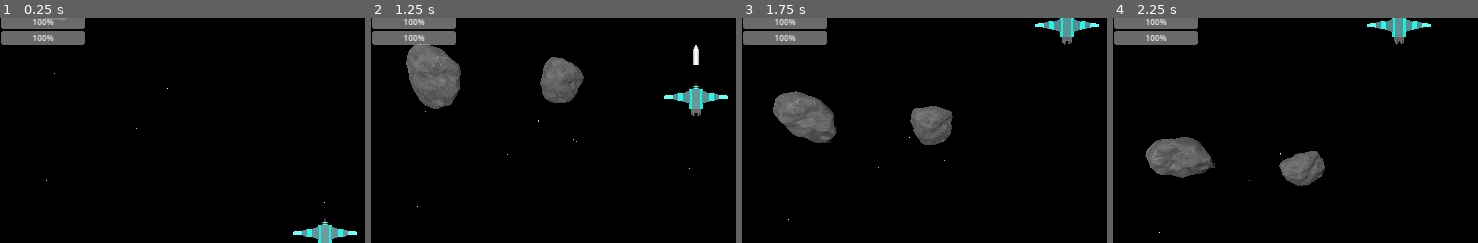
Above: before the commit, frames 1-4 (left to right).
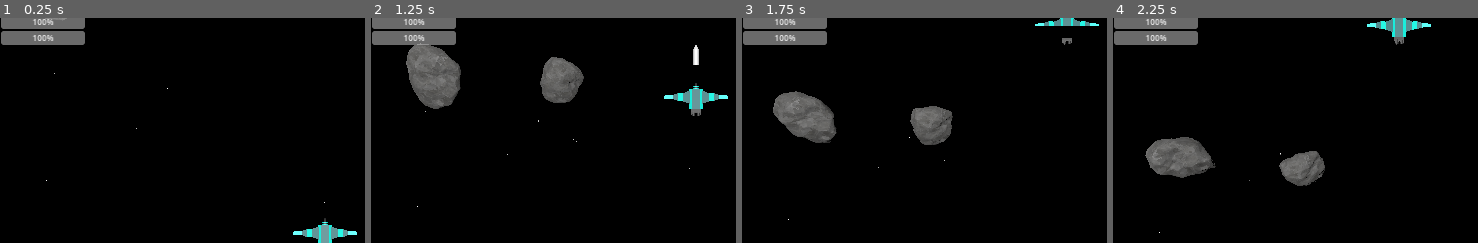
Above: after the commit, the same moments.

Repository: ccozad/space-shooter-godot-4
Game: Godot game, scene res://main.tscn
Same seed, same stepped clock (60 frames per second), same inputs: the game is played once before the commit and once after it.
Inputs (mouse positions are % of the whole screen's width and height, from its top left):
- Up to frame 1 (0.25 s): no input
- Up to frame 2 (1.25 s): move the mouse to (49, 70) at 0.52 s; press the mouse at (49, 70) at 0.53 s; hold W (move_up) from 0.53 s (still down)
- Up to frame 3 (1.75 s): keep holding W (move_up); move the mouse to (88, 65) at 1.27 s; release the mouse at (88, 65) at 1.28 s; click (88, 65) at 1.35 s
- Up to frame 4 (2.25 s): move the mouse to (22, 35) at 2.02 s; release W (move_up) at 2.03 s; press the mouse at (22, 35) at 2.03 s; hold A (move_left) from 2.03 s (still down)
The pictures show only the part of the screen within x 10-60%, y 2-52%; the shares and areas given below are measured in that part.

Frames 1-2 are identical in both runs. In frame 3, 0.4% of the frame differs, in the area x 80-98%, y 3-9%; in frame 4, nothing differs.

Commit message:
Explosion shader effect and sound

Diff:
--- a/autoload/game_manager.gd
+++ b/autoload/game_manager.gd
@@ -3,6 +3,7 @@
 @onready var SMALL_STAR = preload("res://scenes/small_star.tscn")
 @onready var ASTEROID = preload("res://scenes/asteroid.tscn")
 @onready var BULLET = preload("res://scenes/bullet.tscn")
+@onready var EXPLOSION = preload("res://scenes/explosion.tscn")
 
 var boundary = {
 	"left": 0.0,
@@ -72,3 +73,15 @@
 			bullet.init(weapon)
 			root_node.add_child(bullet)
 	SoundManager.fire_bullet()
+
+func create_explosion(root_node, source_node, width, height):
+	var explosion = EXPLOSION.instantiate()
+	var speed = 1.0
+	explosion.init(source_node.global_transform.origin.x,
+		source_node.global_transform.origin.z,
+		width,
+		height,
+		speed)
+	root_node.add_child(explosion)
+	SoundManager.explode()
+	source_node.queue_free()
--- a/autoload/sound_manager.gd
+++ b/autoload/sound_manager.gd
@@ -1,6 +1,10 @@
 extends Node
 
 @onready var bullet_sound: AudioStreamPlayer = $BulletSound
+@onready var explosion_sound: AudioStreamPlayer = $ExplosionSound
 
 func fire_bullet():
 	bullet_sound.play()
+
+func explode():
+	explosion_sound.play()
--- a/autoload/sound_manager.tscn
+++ b/autoload/sound_manager.tscn
@@ -1,10 +1,14 @@
-[gd_scene load_steps=3 format=3 uid="uid://cr1urcgmf7564"]
+[gd_scene load_steps=4 format=3 uid="uid://cr1urcgmf7564"]
 
 [ext_resource type="Script" path="res://autoload/sound_manager.gd" id="1_kcf2j"]
 [ext_resource type="AudioStream" uid="uid://crsjy2p2rku3v" path="res://sounds/laser.wav" id="2_cuaju"]
+[ext_resource type="AudioStream" uid="uid://7po0vts383kp" path="res://sounds/explosion.wav" id="3_obdrr"]
 
 [node name="SoundManager" type="Node"]
 script = ExtResource("1_kcf2j")
 
 [node name="BulletSound" type="AudioStreamPlayer" parent="."]
 stream = ExtResource("2_cuaju")
+
+[node name="ExplosionSound" type="AudioStreamPlayer" parent="."]
+stream = ExtResource("3_obdrr")
--- a/main.gd
+++ b/main.gd
@@ -38,4 +38,4 @@
 	ship_1.queue_free()
 
 func _on_enemy_destroyed(enemy):
-	enemy.queue_free()
+	GameManager.create_explosion(self, enemy, 15, 15)
--- a/project.godot
+++ b/project.godot
@@ -87,3 +87,10 @@
 3d_physics/layer_8="Reserved 2"
 3d_physics/layer_9="Reserved 3"
 3d_physics/layer_10="Debris"
+
+[shader_globals]
+
+global_time={
+"type": "float",
+"value": 0.0
+}
--- /dev/null
+++ b/scenes/explosion.gd
@@ -0,0 +1,28 @@
+extends Node3D
+
+@onready var fire: MeshInstance3D = $fire
+
+var fire_width
+var fire_height
+var fire_speed
+var fire_aperature = 0
+
+
+# Called when the node enters the scene tree for the first time.
+func _ready() -> void:
+	fire.mesh.size = Vector2(fire_width, fire_height)
+
+func init(x, z, width, height, speed = 1.0):
+	translate(Vector3(x, 0, z))
+	fire_width = width
+	fire_height = height
+	fire_speed = speed
+
+
+# Called every frame. 'delta' is the elapsed time since the previous frame.
+func _process(delta: float) -> void:
+	if fire_aperature < 1.0:
+		fire_aperature += delta * fire_speed
+		fire.set_instance_shader_parameter("fire_aperature", fire_aperature)
+	else:
+		queue_free()
--- /dev/null
+++ b/scenes/explosion.tscn
@@ -0,0 +1,29 @@
+[gd_scene load_steps=5 format=3 uid="uid://b86ryvo6g4lp1"]
+
+[ext_resource type="Script" path="res://scenes/explosion.gd" id="1_yx17l"]
+[ext_resource type="Shader" path="res://shaders/explosion_shader.gdshader" id="2_i7imh"]
+
+[sub_resource type="ShaderMaterial" id="ShaderMaterial_mubia"]
+render_priority = 0
+shader = ExtResource("2_i7imh")
+shader_parameter/texture_speed = Vector2(0, 1)
+shader_parameter/flash_power = 1.0
+shader_parameter/flash_color = Color(1, 0.85, 0.42, 1)
+shader_parameter/fire_power = 1.0
+shader_parameter/fire_root_color = Color(1, 0.75, 0.3, 1)
+shader_parameter/fire_tip_color = Color(1, 0.03, 0, 1)
+shader_parameter/fire_speed = 1.0
+shader_parameter/smoke_power = 1.0
+shader_parameter/smoke_aperture = 0.45
+shader_parameter/smoke_color1 = Color(0.46, 0.46, 0.46, 1)
+shader_parameter/smoke_color2 = Color(0.185, 0.185, 0.185, 1)
+shader_parameter/smoke_speed = 0.1
+
+[sub_resource type="QuadMesh" id="QuadMesh_j67vg"]
+material = SubResource("ShaderMaterial_mubia")
+
+[node name="Explosion" type="Node3D"]
+script = ExtResource("1_yx17l")
+
+[node name="fire" type="MeshInstance3D" parent="."]
+mesh = SubResource("QuadMesh_j67vg")
--- /dev/null
+++ b/shaders/explosion_shader.gdshader
@@ -0,0 +1,77 @@
+shader_type spatial;
+render_mode depth_draw_opaque, shadows_disabled, skip_vertex_transform;
+
+uniform vec2 texture_speed = vec2(0.0, 1.0);
+
+uniform float flash_power : hint_range(0.0, 10.0) = 1.0;
+uniform vec4 flash_color : source_color = vec4(1.0, 0.85, 0.42, 1.0);
+
+uniform float fire_power : hint_range(0.0, 10.0) = 1.0;
+instance uniform float fire_aperture : hint_range(0.0, 3.0) = 0.25;
+uniform vec4 fire_root_color : source_color = vec4(1.0, 0.75, 0.3, 1.0);
+uniform vec4 fire_tip_color : source_color = vec4(1.0, 0.03, 0.0, 1.0);
+uniform float fire_speed = 1.0;
+
+uniform float smoke_power : hint_range(0.0, 10.0) = 1.0;
+uniform float smoke_aperture : hint_range(0.0, 3.0) = 0.45;
+uniform vec4 smoke_color1 : source_color = vec4(0.46, 0.46, 0.46, 1.0);
+uniform vec4 smoke_color2 : source_color = vec4(0.185, 0.185, 0.185, 1.0);
+uniform float smoke_speed = 0.1;
+
+//global uniform float global_time;
+
+void vertex() {
+    MODELVIEW_MATRIX = VIEW_MATRIX * mat4(INV_VIEW_MATRIX[0], INV_VIEW_MATRIX[1], INV_VIEW_MATRIX[2], MODEL_MATRIX[3]);
+    VERTEX = (MODELVIEW_MATRIX * vec4(VERTEX, 1.0)).xyz;
+}
+
+float random(vec2 pos) {
+    return fract(sin(dot(pos, vec2(12.9898,78.233))) * 43758.5453);
+}
+
+float value_noise(vec2 pos) {
+    vec2 p = floor(pos);
+    vec2 f = fract(pos);
+
+    float v00 = random(p + vec2(0.0, 0.0));
+    float v10 = random(p + vec2(1.0, 0.0));
+    float v01 = random(p + vec2(0.0, 1.0));
+    float v11 = random(p + vec2(1.0, 1.0));
+
+    vec2 u = f * f * (3.0 - 2.0 * f);
+
+    return mix(mix(v00, v10, u.x), mix(v01, v11, u.x), u.y);
+}
+
+float noise_texture(vec2 uv) {
+    return (
+        value_noise(uv * 0.984864) * 0.5
+        + value_noise(uv * 2.543) * 0.25
+        + value_noise(uv * 9.543543) * 0.125
+        + value_noise(uv * 21.65436) * 0.0625
+        + value_noise(uv * 42.0) * 0.03125
+        + value_noise(uv * 87.135148) * 0.015625
+        + value_noise(uv * 340.66534654) * 0.0078125
+    );
+}
+
+void fragment() {
+    float flash = clamp((1.0 - length(vec2(0.5, 0.5) - UV) * 2.0) * flash_power, 0.0, 1.0);
+    float fire = clamp((1.0 - length(vec2(0.5, 0.5) - UV) * 2.0) * fire_power, 0.0, 1.0);
+    float fire_noise = fire * (((fire + fire_aperture) * noise_texture(UV * 3.0 + texture_speed * TIME * fire_speed) - fire_aperture) * 75.0);
+    vec4 fire_color = mix(fire_tip_color, fire_root_color, fire_noise * 0.5);
+
+    float smoke = clamp((1.0 - length(vec2(0.5, 0.5) - UV) * 2.0) * smoke_power, 0.0, 1.0);
+    float smoke_noise_texel = noise_texture(UV + texture_speed * TIME * smoke_speed);
+    float smoke_noise = smoke * (((smoke + smoke_aperture) * smoke_noise_texel - smoke_aperture) * 75.0);
+    vec4 smoke_color = mix(smoke_color1, smoke_color2, clamp(smoke_noise_texel * 4.0 - 1.5, 0.0, 1.0));
+
+    EMISSION = (
+        flash_color.rgb * flash
+        + fire_color.rgb * clamp(fire_noise, 0.0, 1.0)
+    );
+    ALBEDO = (
+        smoke_color.rgb * clamp(smoke_noise, 0.0, 1.0)
+    );
+    ALPHA = clamp(flash + fire_noise + smoke_noise, 0.0, 1.0);
+}
Not shown, added: sounds/explosion.wav.import
Not shown, added: sounds/explosion.wav
